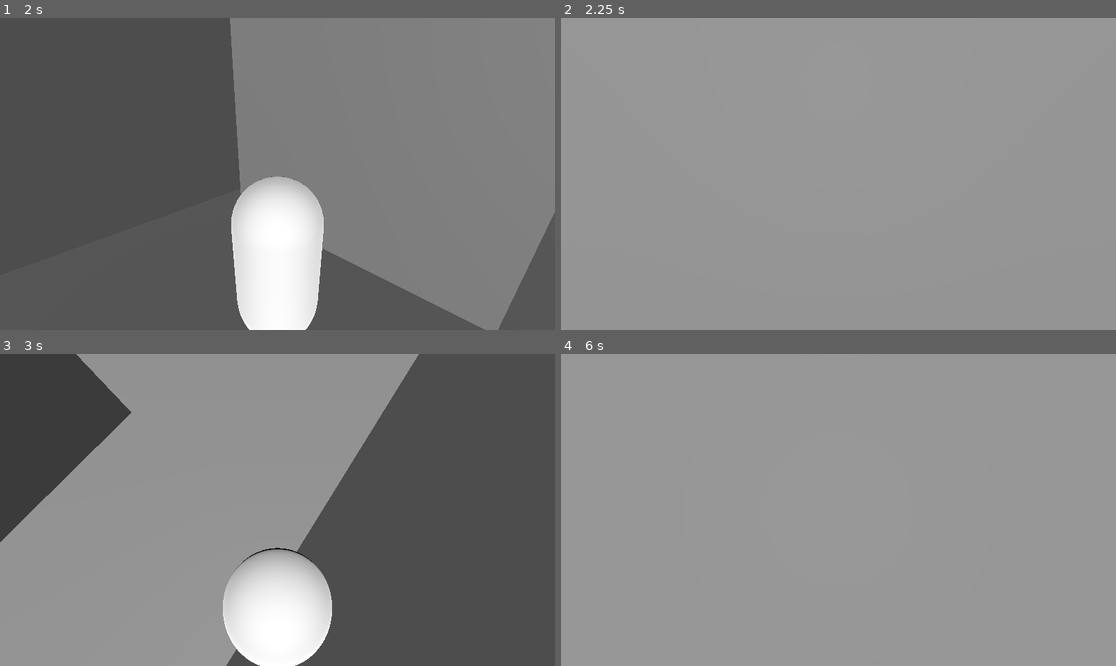
Above: before the commit, frames 1-4 (two rows, left to right).
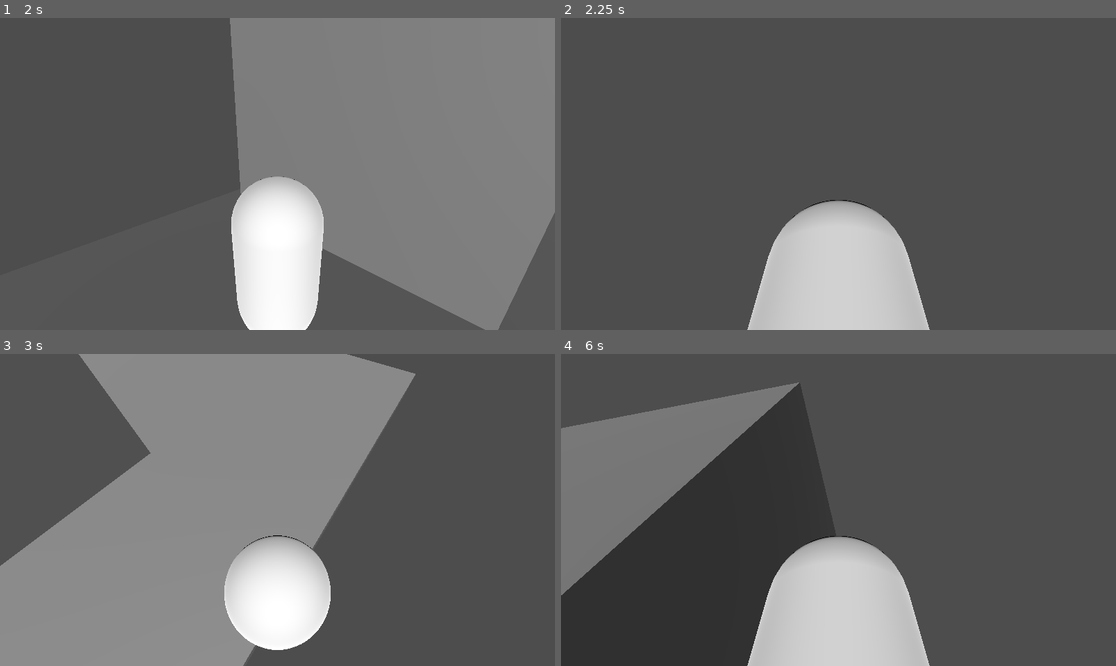
Above: after the commit, the same moments.

Repository: dondenik/DTM
Game: Godot game, scene res://main.tscn
Same seed, same stepped clock (60 frames per second), same inputs: the game is played once before the commit and once after it.
Inputs (mouse positions are in pixels of both pictures, inside the frame that each line leads up to):
- Up to frame 1 (2 s): tap Enter at 0.5 s; move the mouse to (399, 158) at 0.52 s; hold D (move_right) 0.53-1.28 s; tap Space (jump) at 0.77, 1.52 s; move the mouse to (166, 189) at 1.27 s; hold S (move_back) from 1.28 s (still down)
- Up to frame 2 (2.25 s): move the mouse to (894, 105) at 2.02 s; release S (move_back) at 2.03 s; hold D (move_right) from 2.03 s (still down)
- Up to frame 3 (3 s): tap Space (jump) at 2.75 s; move the mouse to (249, 572) at 2.77 s; release D (move_right) at 2.78 s; hold W (move_forward) from 2.78 s (still down)
- Up to frame 4 (6 s): tap Space (jump) at 3.02, 3.77, 4.52 s; move the mouse to (1005, 556) at 3.52 s; release W (move_forward) at 3.53 s; hold A (move_left) 3.53-5.03 s; move the mouse to (672, 463) at 4.27 s; move the mouse to (866, 510) at 5.02 s; hold S (move_back) 5.03-5.78 s; tap Enter at 5.75 s; move the mouse to (755, 432) at 5.77 s; hold D (move_right) from 5.78 s (still down)

Frame 1 is identical in both runs. In frame 2, 100% of the frame differs, in the area x 0-100%, y 0-100%; in frame 3, 7.7%; in frame 4, 100%.

Commit message:
camera locked to correct range

Diff:
--- a/PlayerCamera.gd
+++ b/PlayerCamera.gd
@@ -16,7 +16,7 @@
 	if event is InputEventMouseMotion:
 		rotation.y -= event.relative.x * 0.01
 		rotation.x -= event.relative.y * 0.01
-		rotation.x = clamp(rotation.x,-PI/2.0,PI/2.0)
+		rotation.x = clamp(rotation.x,-PI/3,PI/3.5)
 
 
 
